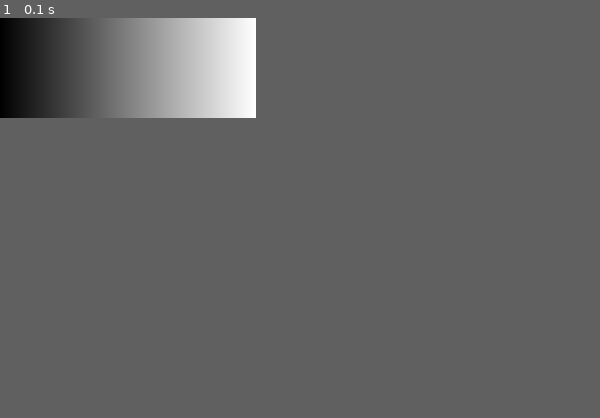
Above: before the commit, frame 1.
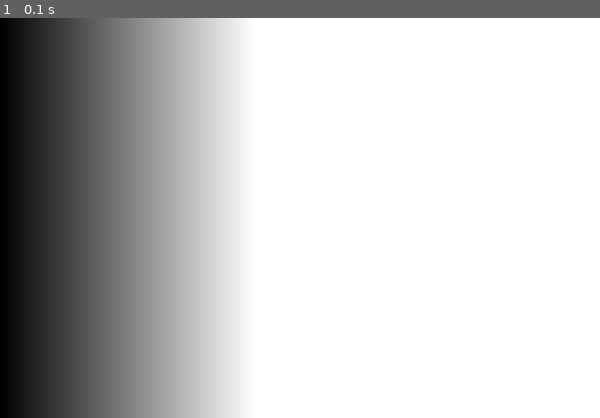
Above: after the commit, the same moment.

Repository: thinkercat/NSI
Game: pygame game, started from PyGame/degrade.py
Two runs of this game, one before a commit and one after it. Both use one fixed random seed, a clock stepped at 60 frames per second and the inputs below.
Inputs:
- Up to frame 1 (0.1 s): no input
In our replay, the window is 256x100 before the commit and 600x400 after it. These sizes can differ from the game's own. Grey fills any space a smaller window leaves; there, only what the larger window draws over its background counts as a difference.

The runs differ from the first frame. In frame 1, 29% of the frame differs, in the area x 0-39%, y 25-100%.

Commit message:
UPDATE degrade

Diff:
--- a/PyGame/degrade.py
+++ b/PyGame/degrade.py
@@ -7,8 +7,8 @@
 
 # Génération de la fenetre
 pg.display.set_caption("Dégradé linéaire")             # Définir le titre de la fenetre
-height = 100
-widht = 256
+height = 400
+widht = 600
 screen = pg.display.set_mode((widht,height))   #Dimensions de la fenetre
 screen.fill([000,000,000])
 
@@ -17,8 +17,11 @@
 color = 0
 for x in range(widht):
 
-    pg.draw.line(screen, (color,color,color), [x, 0], [x,100])
-    color += 1
+    pg.draw.line(screen, (color,color,color), [x, 0], [x,height])
+    if color < 255:
+        color += 1
+    else:
+        color = 255
 
 pg.display.flip()
 
